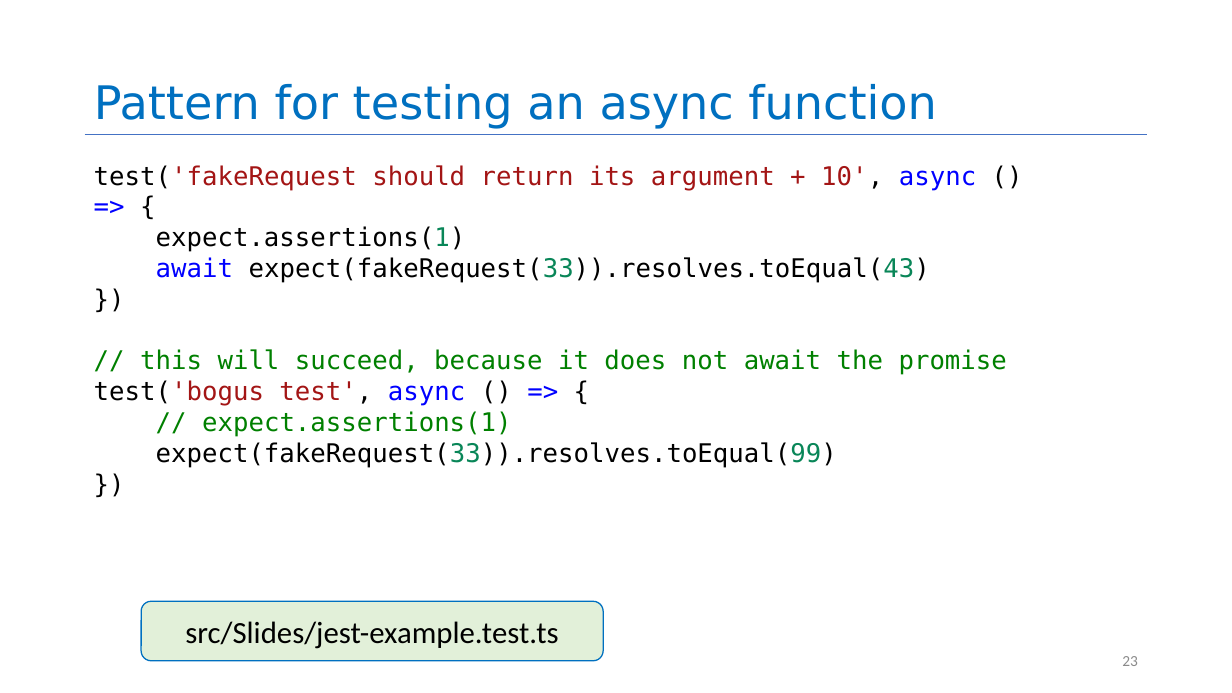
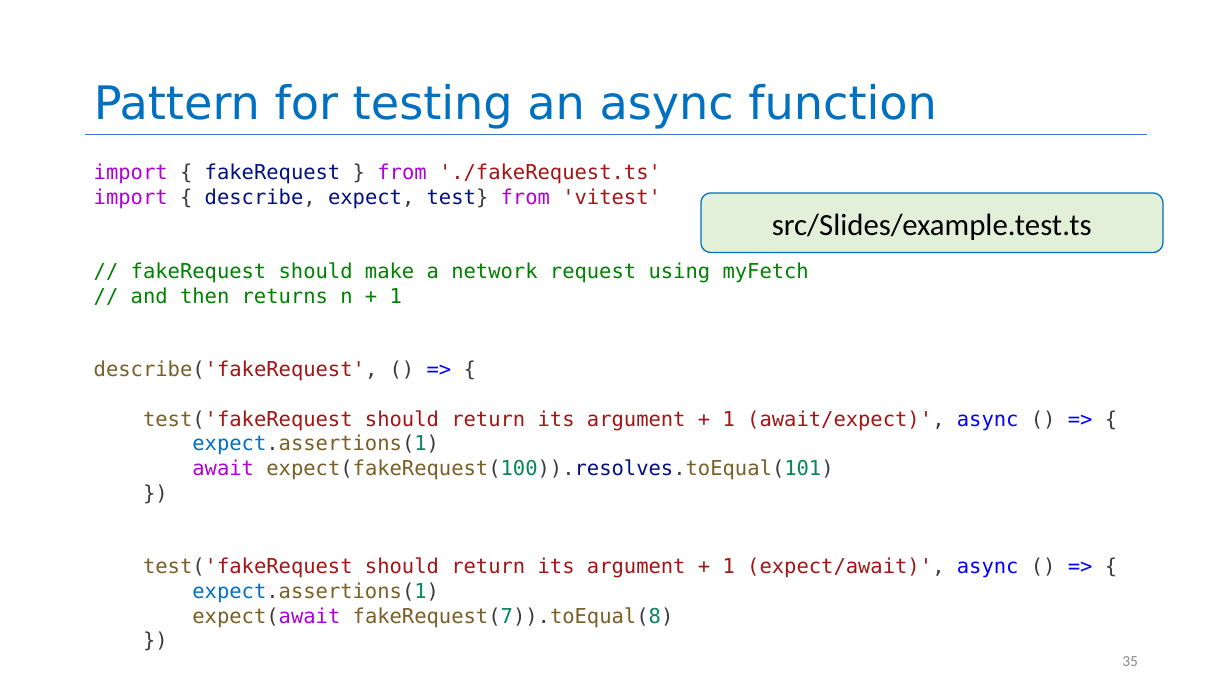
Before and after one commit to neu-se/CS4530-Spring-2026, a slide deck: slide 35 of Slides/Module 09 Concurrency Patterns in Typescript.pptx (slide 23 before the commit). Drawn at 1232x693 pixels with LibreOffice and Linux fonts; fonts in the diff are those of the drawing. Boxes give left, top, right and bottom in pixels: in the first picture for what was removed or moved away, otherwise in the second. Text is boxed around its words. In the diff, an @@ line names an element or a change of style, - is before the commit and + after.

```diff
--- a/Slides/Module 09 Concurrency Patterns in Typescript.pptx
+++ b/Slides/Module 09 Concurrency Patterns in Typescript.pptx
@@ text at [94,163,1019,431]: text changed; size 20 to 16 pt @@
-test('fakeRequest should return its argument + 10', async () => {
+import { fakeRequest } from './fakeRequest.ts'
+import { describe, expect, test} from 'vitest'
+// fakeRequest should make a network request using myFetch
+// and then returns n + 1
+describe('fakeRequest', () => {
+test('fakeRequest should return its argument + 1 (await/expect)', async () => {
@@ rounded rectangle "src/Slides/example.test.ts": place and size @@
-rounded rectangle "src/Slides/example.test.ts" at [141,602,604,661]
+rounded rectangle "src/Slides/example.test.ts" at [701,193,1164,252]
@@ text in rounded rectangle at [772,213,1092,240]: text changed @@
-src/Slides/jest-example.test.ts
+src/Slides/example.test.ts
@@ text at [192,434,439,455]: size 20 to 16 pt, text colour #000000 to #3B3B3B in "expect.assertions(1)", "})", "})"; text colour #000000 to #0070C1, text colour #000000 to #795E26 in "expect.assertions(1)" @@
@@ text at [192,459,833,480]: text changed; size 20 to 16 pt; text colour #000000 to #795E26 @@
-await expect(fakeRequest(33)).resolves.toEqual(43)
+await expect(fakeRequest(100)).resolves.toEqual(101)
@@ text at [143,557,1019,628]: text changed; size 20 to 16 pt; text colour #008000 to #A31515 @@
-// this will succeed, because it does not await the promise
-test('bogus test', async () => {
-// expect.assertions(1)
-expect(fakeRequest(33)).resolves.toEqual(99)
+test('fakeRequest should return its argument + 1 (expect/await)', async () => {
+expect.assertions(1)
+expect(await fakeRequest(7)).toEqual(8)
@@ page number at [1122,656,1138,666]: text changed @@
-23
+35
```
Also in this commit, not shown: 12 other slides changed, 26 slides added, 12 slides removed, 1 other file.
